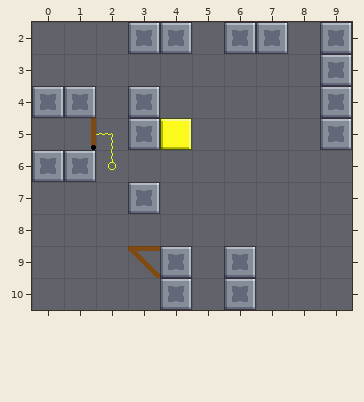
Two versions of a level (Tiled map (JSON), Assets/Level_Editor/TileMap/Path_80.tmj). Above, as it was before the edit.
Cells are 32x32 px. Shown: x 0..9, y 2..10.
New version:
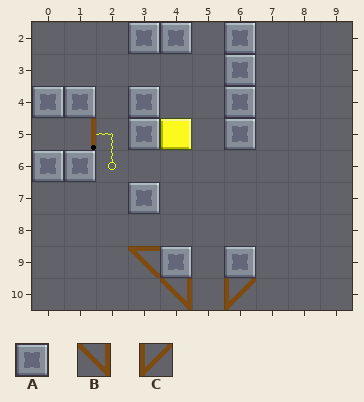
Key: from "tileSet": A 33, B 116, C 117.
_ is an empty cell.
The exact change:
Layer "Blocks":
y 2: x 7 A -> _; x 9 A -> _
y 3..5: x 6 _ -> A; x 9 A -> _
y 10: x 4 A -> B; x 6 A -> C
Where, in picture pixels (left, top, right, bottom), the same in both pictures:
changed: (224, 22, 288, 150)
removed: (320, 22, 352, 150)
changed: (160, 278, 192, 310)
changed: (224, 278, 256, 310)
